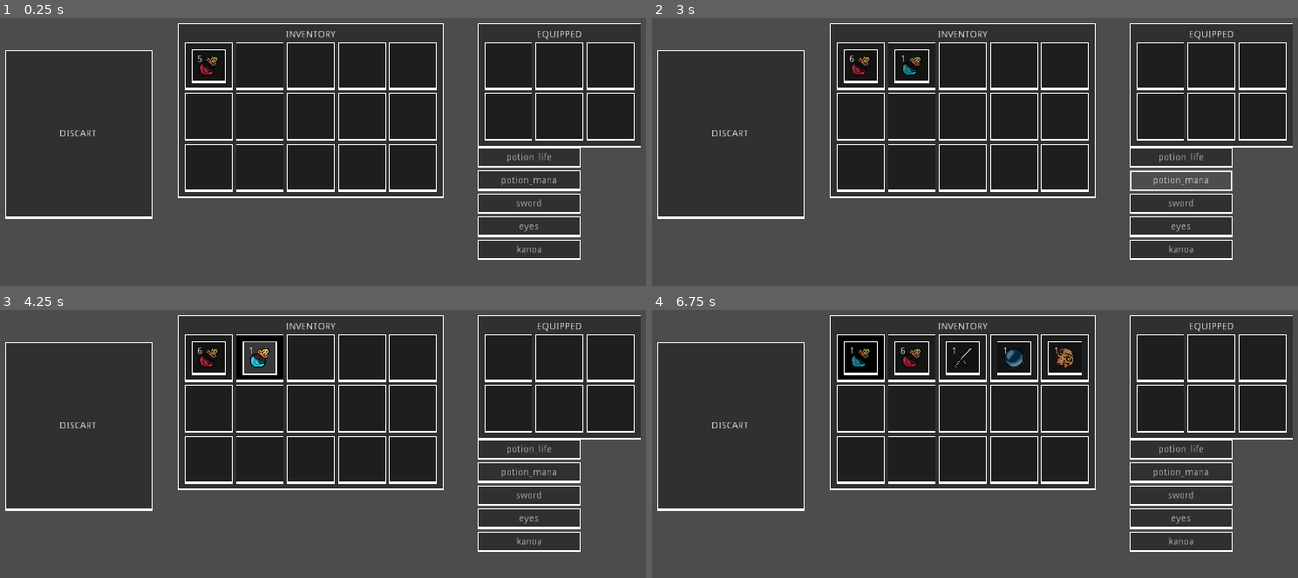
Above: before the commit, frames 1-4 (two rows, left to right).
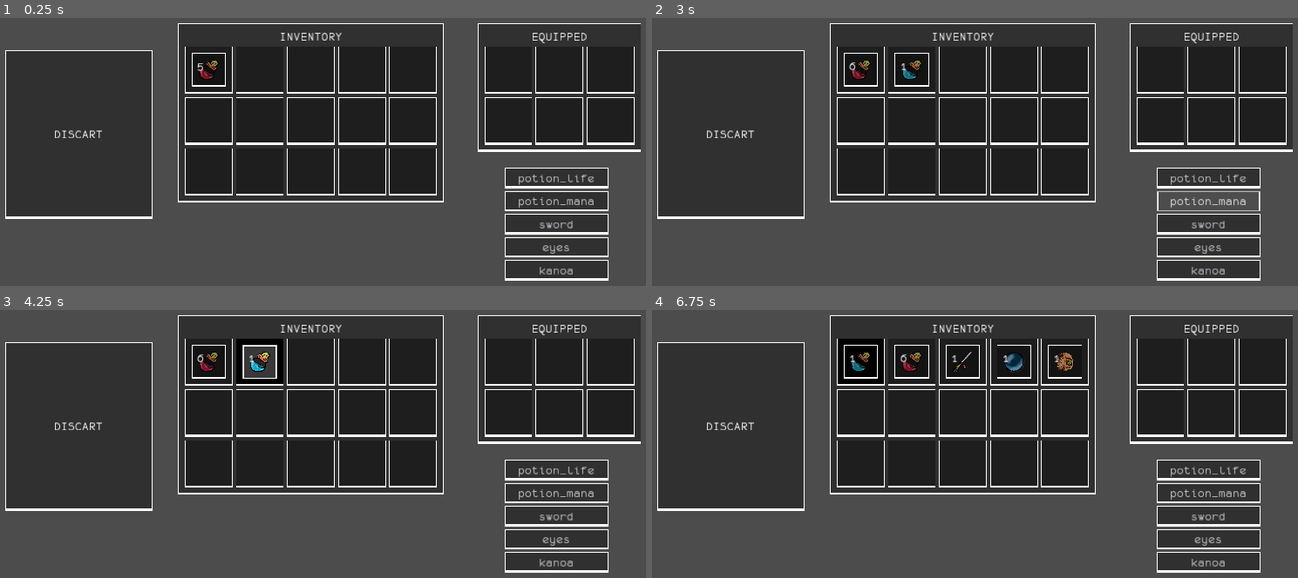
Above: after the commit, the same moments.

Repository: BielyDev/Inventory
Game: Godot game, scene res://Addons/Scenes/Screen.tscn
The game is run twice, just before and just after one commit, with the same random seed, the same clock (stepped at 60 frames per second) and the same inputs.
Inputs:
- Up to frame 1 (0.25 s): no input
- Up to frame 2 (3 s): click "5" at 0.5 s; click "potion_life" at 1.25 s; click "6" at 2 s; click "potion_mana" at 2.75 s
- Up to frame 3 (4.25 s): click "1" at 3.5 s
- Up to frame 4 (6.75 s): click "sword" at 4.25 s; click "eyes" at 5 s; click "kanoa" at 5.75 s; click "6" at 6.5 s

The runs differ from the first frame. In frame 1, 11% of the frame differs, in the area x 8-100%, y 4-99%; in frame 2, 12%; in frame 3, 12%; in frame 4, 13%.

Commit message:
att

Diff:
--- a/project.godot
+++ b/project.godot
@@ -16,7 +16,7 @@
 
 [autoload]
 
-Autoload="*res://Addons/Scripts/Autoload.gd"
+Inventory="*res://Addons/Scripts/Autoload/Inventory.gd"
 
 [display]
 
Binary file added: Addons/Assets/Font/Resource/monof55.ttf
Not shown, added: Addons/Assets/Font/Tres/Mono.tres
Not shown, changed: Addons/Assets/Theme_main.tres
Not shown, changed: Addons/Scenes/Invetory_Rpg.tscn
Not shown, changed: Addons/Scenes/Screen.tscn
Not shown, changed: Addons/Scenes/itens/eyes.tscn
Not shown, changed: Addons/Scenes/itens/kanoa.tscn
Not shown, changed: Addons/Scenes/itens/potion_life.tscn
Not shown, changed: Addons/Scenes/itens/potion_mana.tscn
Not shown, changed: Addons/Scenes/itens/sword.tscn
Not shown, changed: Addons/Scripts/Autoload/Inventory.gd
Not shown, changed: Addons/Scripts/Control_Main_Slot.gd
(and 6 more such lines)
